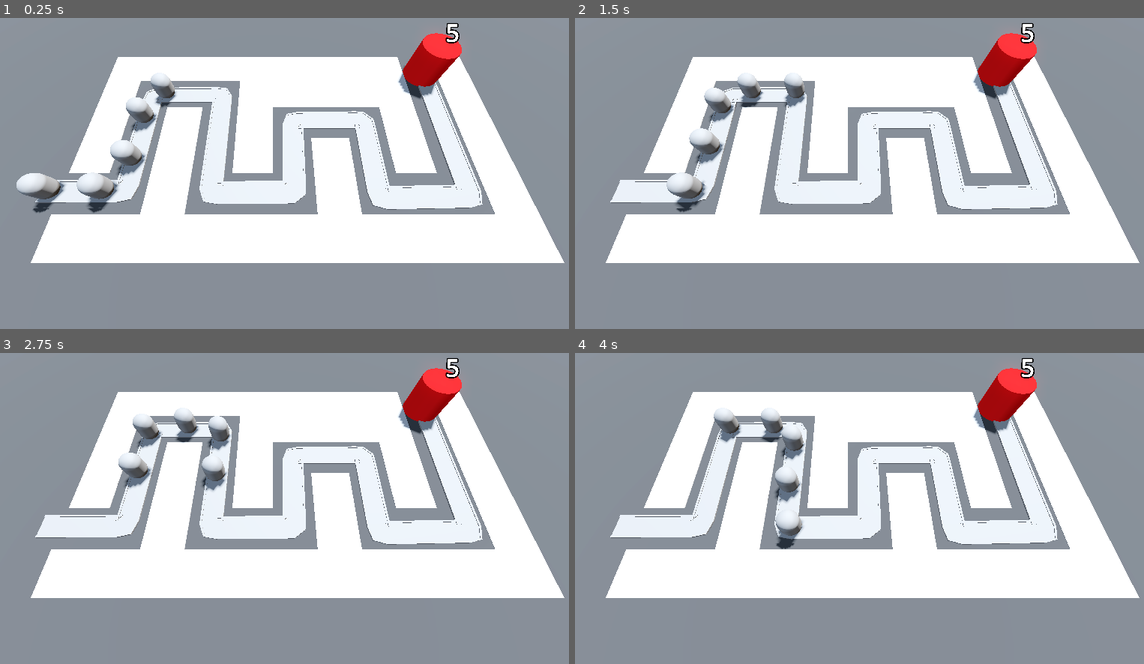
Above: before the commit, frames 1-4 (two rows, left to right).
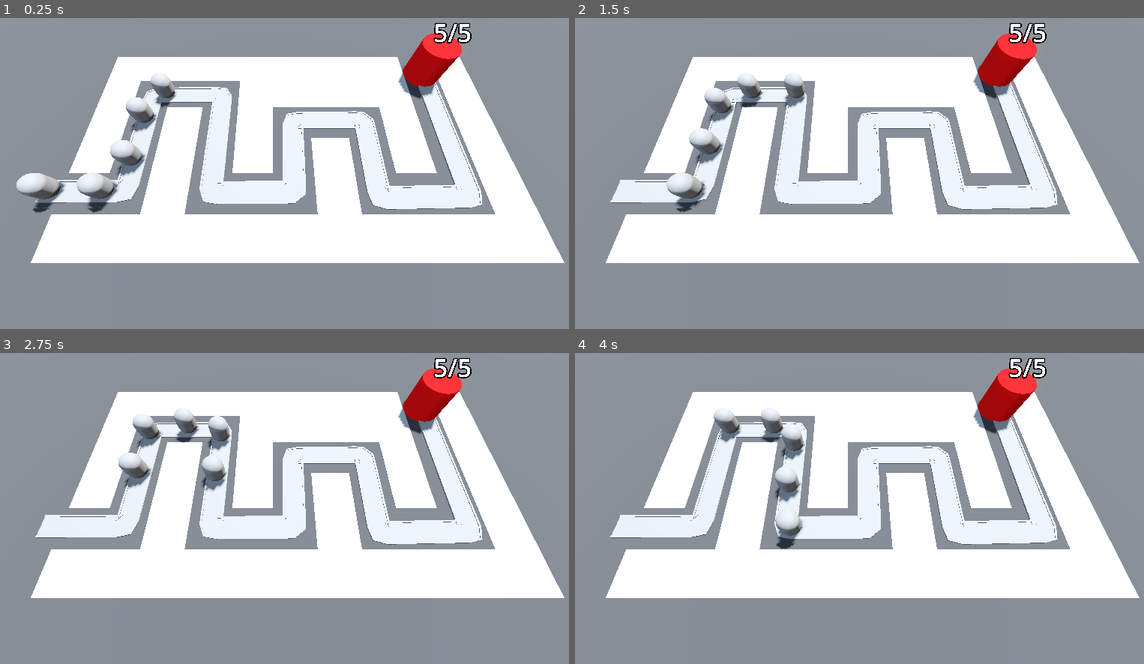
Above: after the commit, the same moments.

Repository: Ghosty-CodeX/Barbarian_Blaster
Game: Godot game, scene res://Scenes/Levels/BaseLevel.tscn
Two runs of this game, one before a commit and one after it. Both use one fixed random seed, a clock stepped at 60 frames per second and the inputs below.
Inputs:
- Up to frame 1 (0.25 s): no input
- Up to frame 2 (1.5 s): no input
- Up to frame 3 (2.75 s): no input
- Up to frame 4 (4 s): no input

The runs differ from the first frame. In frame 1, 0.3% of the frame differs, in the area x 76-83%, y 1-9%; in frame 2, 0.3%; in frame 3, 0.3%; in frame 4, 0.3%.

Commit message:
Concatenation

Diff:
--- a/Scenes/Base/Scripts/base.gd
+++ b/Scenes/Base/Scripts/base.gd
@@ -5,7 +5,10 @@
 	set(health_in):
 		current_health = health_in
 		print("Health was changed")
-		label_3d.text = str(current_health)
+		label_3d.text = str(current_health) + "/" + str(max_health)
+		var red: Color = Color.RED
+		var white: Color = Color.WHITE
+		label_3d.modulate = red.lerp(white, float(current_health) / float(max_health))
 		if current_health < 1:
 			get_tree().reload_current_scene()
 
--- a/project.godot
+++ b/project.godot
@@ -14,3 +14,8 @@
 run/main_scene="uid://h2vdvwrjsc6j"
 config/features=PackedStringArray("4.4", "Forward Plus")
 config/icon="res://icon.svg"
+
+[display]
+
+window/size/viewport_width=1920
+window/size/viewport_height=1080
